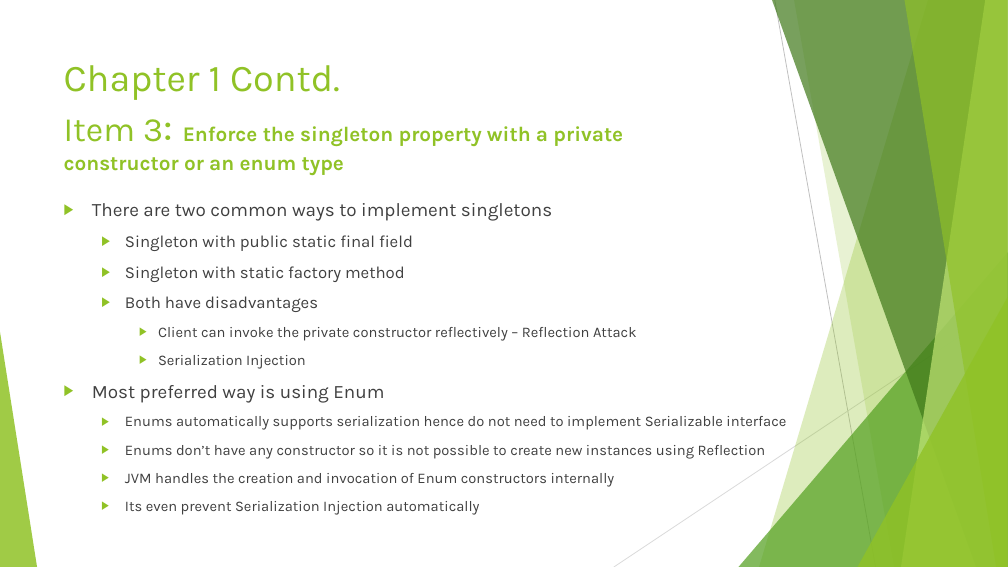
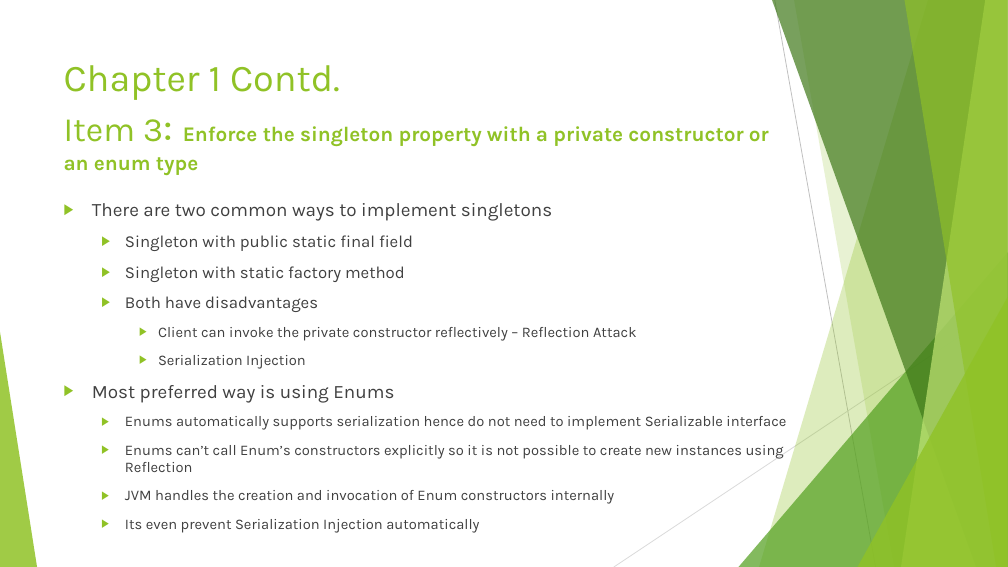
Before and after one commit to chinthanabt/EffectiveJava, a slide deck: slide 7 of EffectiveJava.pptx. Drawn at 1008x567 pixels with LibreOffice and Linux fonts; fonts in the diff are those of the drawing. Boxes give left, top, right and bottom in pixels: in the first picture for what was removed or moved away, otherwise in the second. Text is boxed around its words. In the diff, an @@ line names an element or a change of style, - is before the commit and + after.

```diff
--- a/EffectiveJava.pptx
+++ b/EffectiveJava.pptx
@@ title "Chapter 1 Contd. Item 3: ..." rewrapped from [64,65,623,175] to [64,65,769,175] @@
@@ text at [92,385,394,403]: text changed @@
-▶ Most preferred way is using Enum
+▶ Most preferred way is using Enums
@@ text at [125,445,784,472]: text changed @@
-  ▶ Enums don’t have any constructor so it is not possible to create new instances using Reflection
+  ▶ Enums can’t call Enum’s constructors explicitly so it is not possible to create new instances using Reflection
```
Also in this commit, not shown: 4 other slides changed, 3 slides added, 12 other files.
